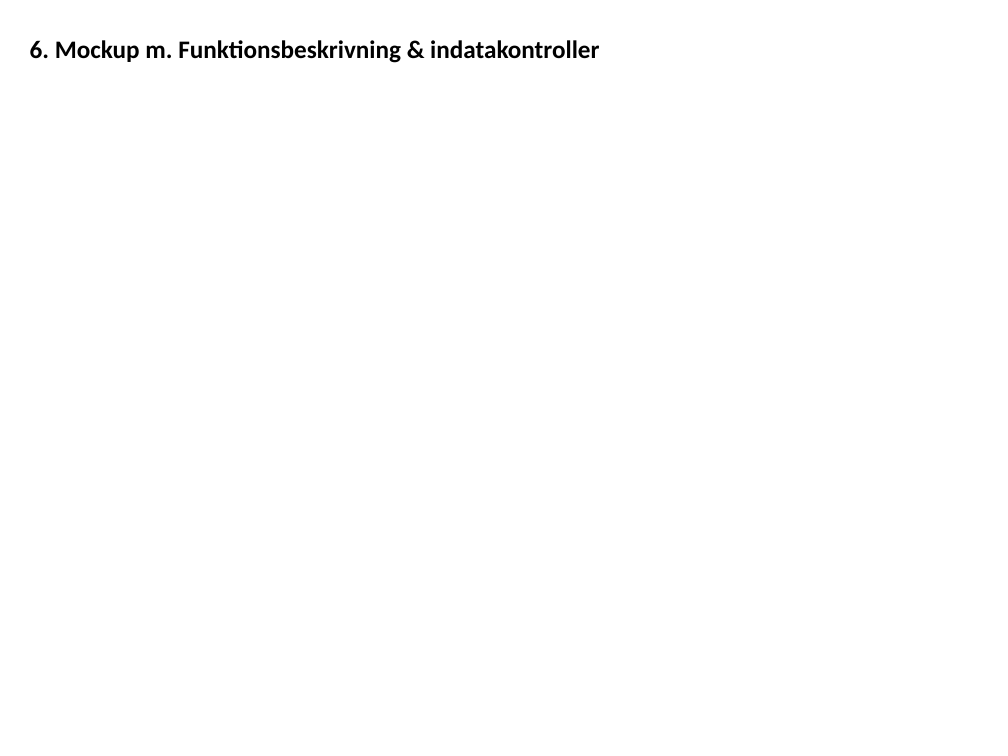
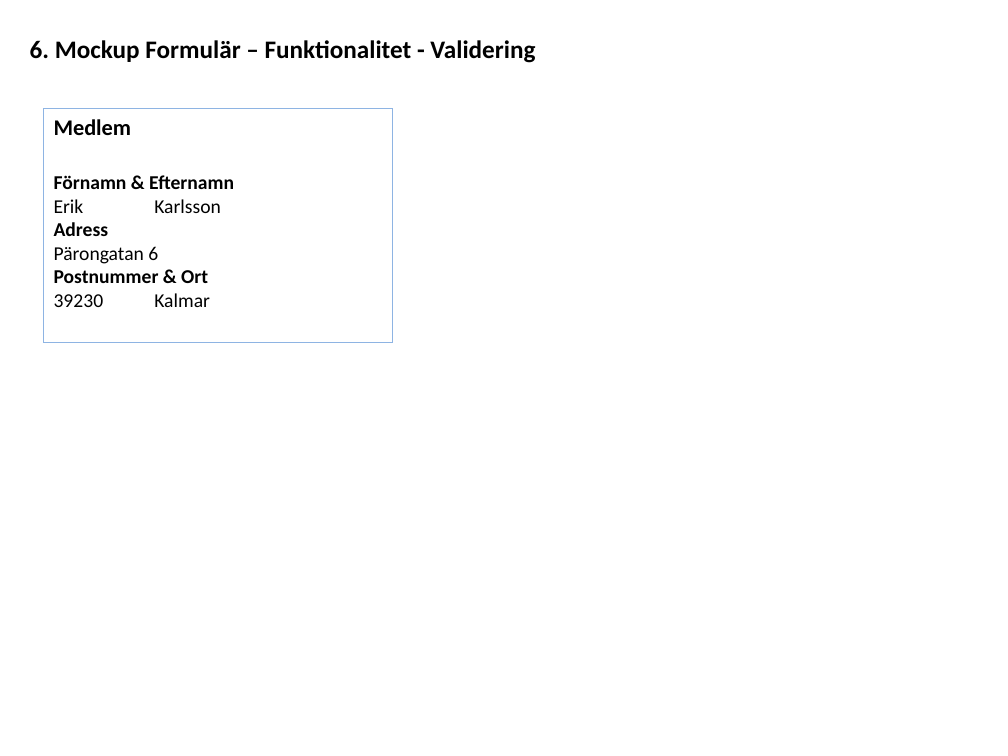
Before and after one commit to ed222an/Databasteknik, a slide deck: slide 6 of Projekt/AKS Steg 1.pptx. Drawn at 1008x756 pixels with LibreOffice and Linux fonts; fonts in the diff are those of the drawing. Boxes give left, top, right and bottom in pixels: in the first picture for what was removed or moved away, otherwise in the second. Text is boxed around its words. In the diff, an @@ line names an element or a change of style, - is before the commit and + after.

```diff
--- a/Projekt/AKS Steg 1.pptx
+++ b/Projekt/AKS Steg 1.pptx
@@ text at box(30, 40, 535, 63): text changed @@
-6. Mockup m. Funktionsbeskrivning & indatakontroller
+6. Mockup Formulär – Funktionalitet - Validering
@@ rectangle added at box(43, 108, 392, 342), outline #8EB4E3 0.75 pt, 14 pt, text #000000, bold @@
+Medlem
+Förnamn & Efternamn
+Erik Karlsson
+Adress
+Pärongatan 6
+Postnummer & Ort
+39230 Kalmar
```
Also in this commit, not shown: 3 other slides changed.
